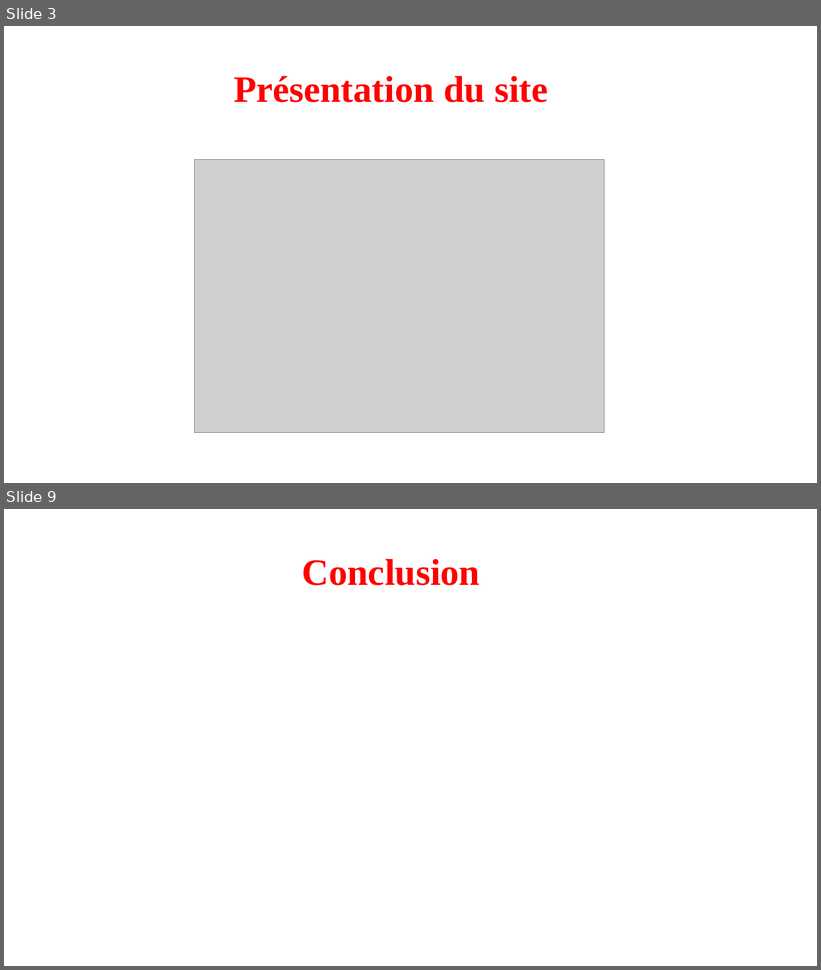
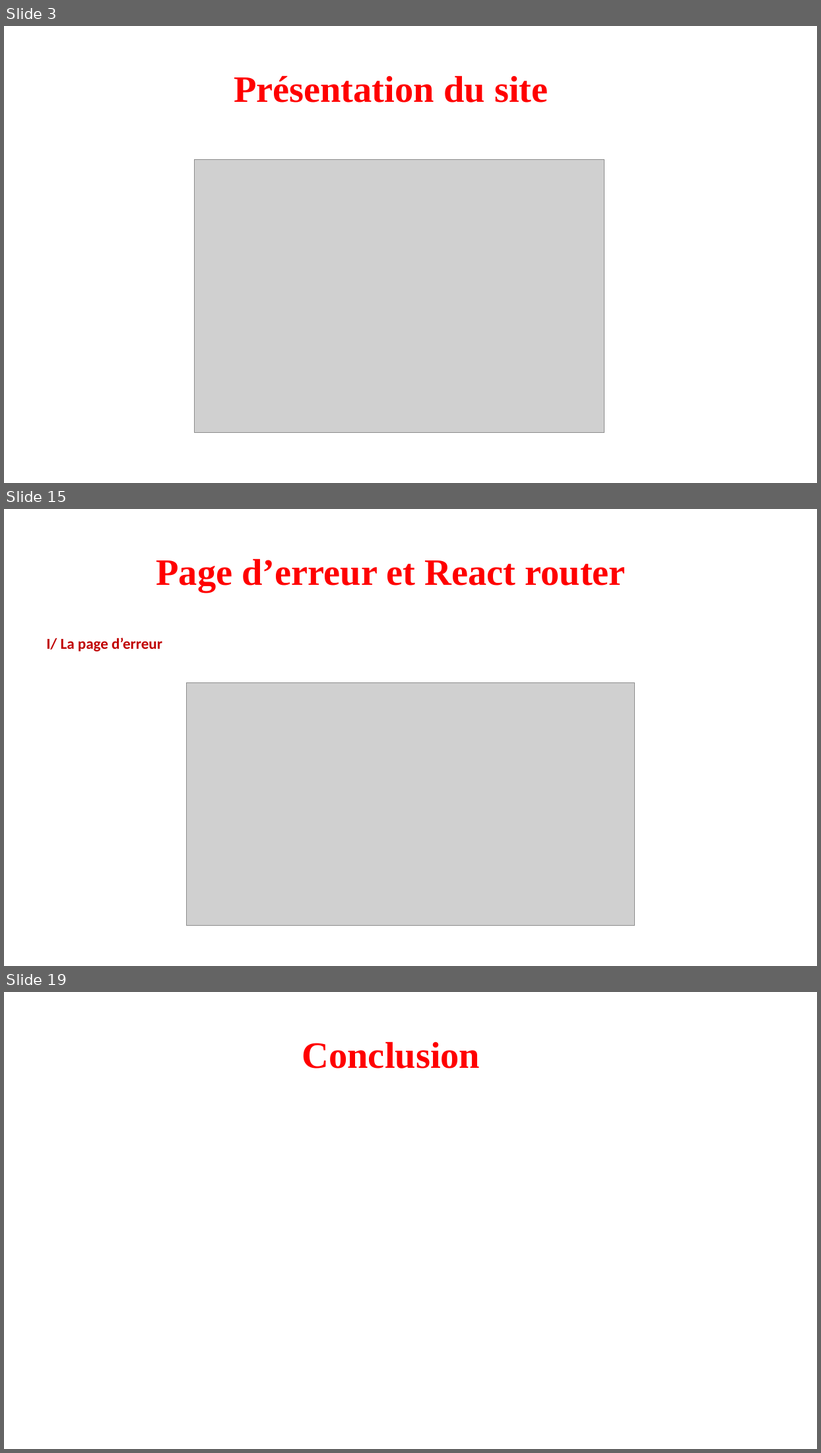
Before and after one commit to VinceDS99/Projet-6-Kasa, a slide deck: Présentation site Kasa.pptx. Shown one above the other, each under a label of ours: slides 3 and 9 before the commit, slides 3, 15 and 19 after it; the slides between them are not shown. The pictures are 821x970 and 821x1453 pixels, drawn with LibreOffice and Linux fonts; fonts in the diff are those of the drawing; grey boxes stand for pictures. Boxes give left, top, right and bottom in pixels: in the first picture for what was removed or moved away, otherwise in the second. Text is boxed around its words. In the diff, an @@ line names an element or a change of style, - is before the commit and + after.

```diff
--- a/Présentation site Kasa.pptx
+++ b/Présentation site Kasa.pptx
@@ slide 15 added at [4, 509, 817, 966], background #FFFFFF @@
@@ text added at [156, 559, 625, 592], 44 pt, text #FF0000, bold @@
+Page d’erreur et React router
@@ text added at [46, 638, 162, 652], 18 pt, text #C00000, bold @@
+I/ La page d’erreur
@@ picture added at [186, 683, 636, 926] @@
@@ what was slide 9 is now slide 19 @@
```
Also in this commit, not shown: 5 slides changed, 9 other slides added, 10 other files.
